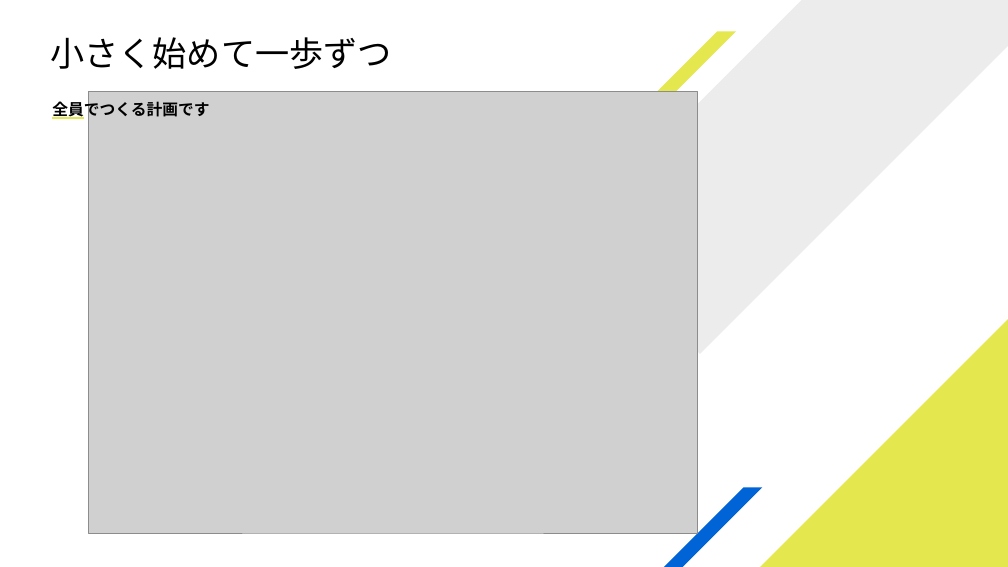
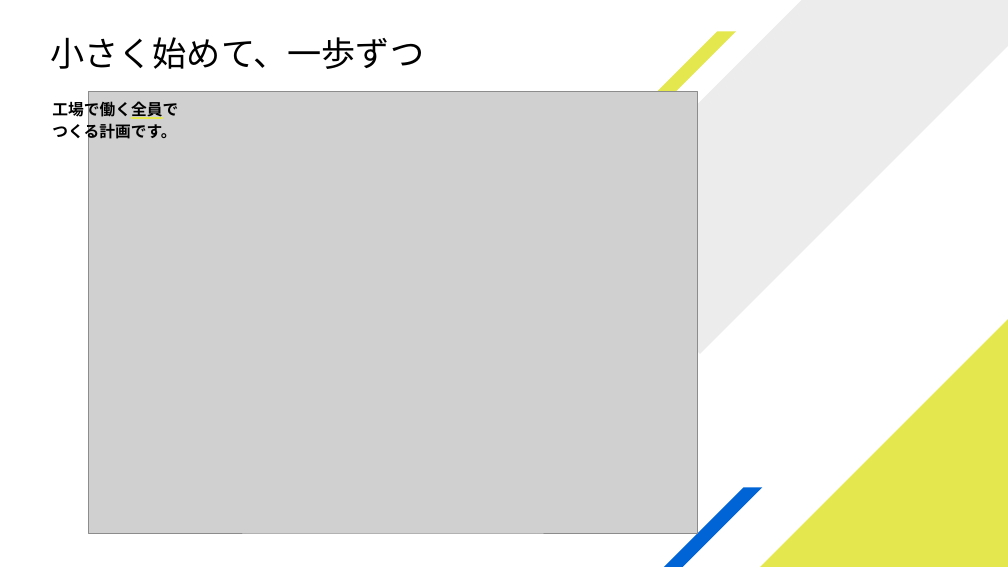
Before and after one commit to IKEMENLTD/slide-template-engine, a slide deck: slide 20 of out/phase5/final-20-pages/deck.pptx. Drawn at 1008x567 pixels with LibreOffice and Linux fonts; fonts in the diff are those of the drawing; grey boxes stand for pictures. Boxes give left, top, right and bottom in pixels: in the first picture for what was removed or moved away, otherwise in the second. Text is boxed around its words. In the diff, an @@ line names an element or a change of style, - is before the commit and + after.

```diff
--- a/out/phase5/final-20-pages/deck.pptx
+++ b/out/phase5/final-20-pages/deck.pptx
@@ text at [50, 37, 424, 69]: text changed @@
-小さく始めて一歩ずつ
+小さく始めて、一歩ずつ
@@ text at [52, 99, 178, 142]: text changed @@
-全員でつくる計画です
+工場で働く全員で
+つくる計画です。
```
Also in this commit, not shown: 11 other slides changed, 3 slides added, 3 slides removed, 31 other files.
